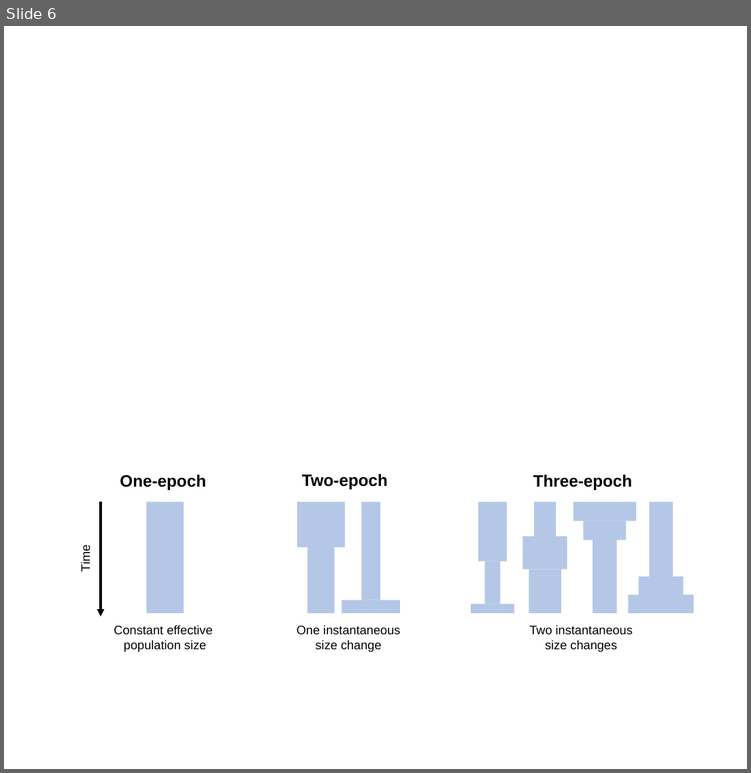
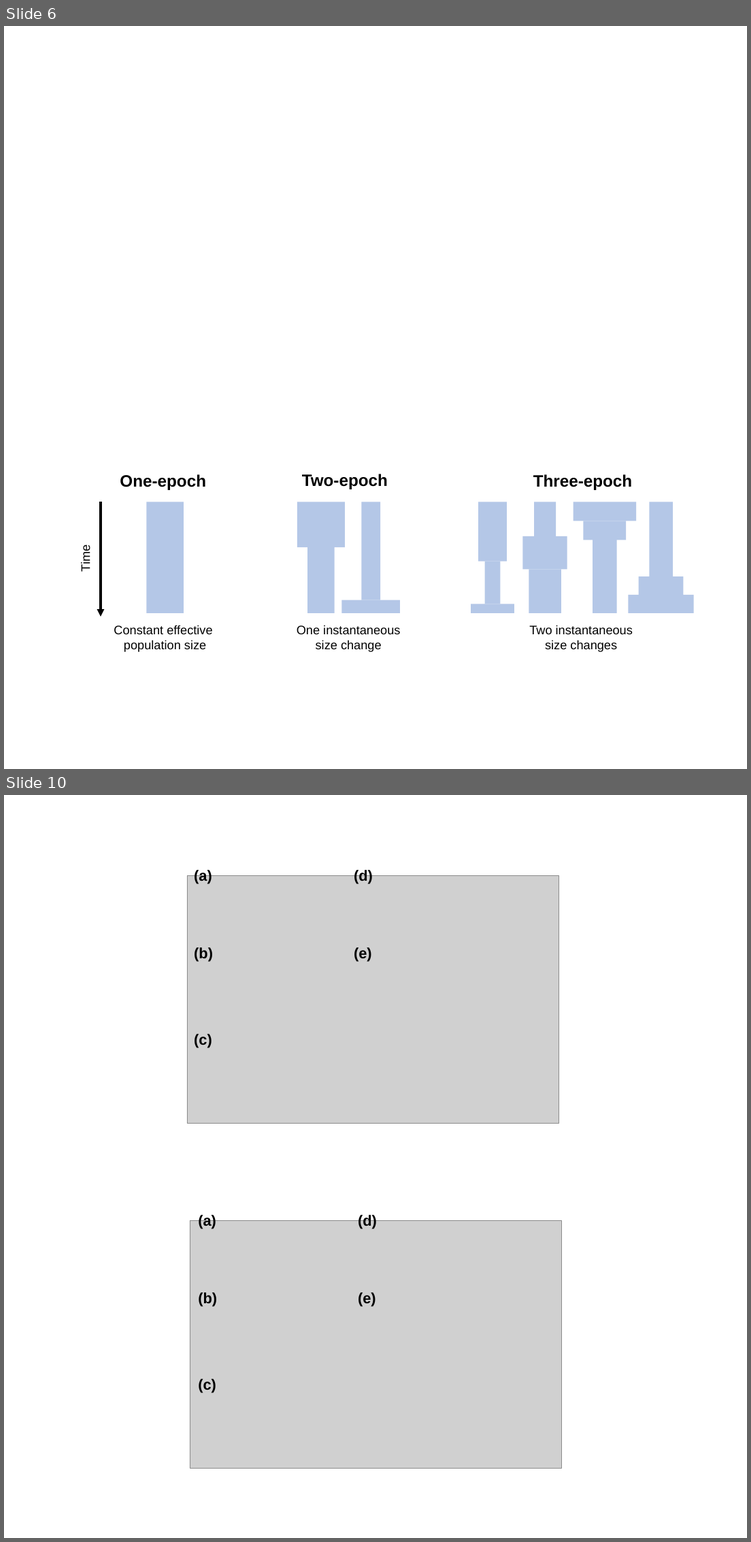
Before and after one commit to jon-mah/sample_size_demography, a slide deck: Summary/figures.pptx. Shown one above the other, each under a label of ours: slide 6 before the commit, slides 6 and 10 after it; the slides between them are not shown. The pictures are 751x773 and 751x1542 pixels, drawn with LibreOffice and Linux fonts; fonts in the diff are those of the drawing; grey boxes stand for pictures. Boxes give left, top, right and bottom in pixels: in the first picture for what was removed or moved away, otherwise in the second. Text is boxed around its words. In the diff, an @@ line names an element or a change of style, - is before the commit and + after.

```diff
--- a/Summary/figures.pptx
+++ b/Summary/figures.pptx
@@ slide 10 added at box(4, 795, 747, 1538), background #FFFFFF @@
@@ picture added at box(187, 876, 558, 1123) @@
@@ text added at box(194, 868, 212, 883), 36 pt, text #000000, bold @@
+(a)
@@ text added at box(354, 868, 373, 883), 36 pt, text #000000, bold @@
+(d)
@@ text added at box(194, 947, 213, 962), 36 pt, text #000000, bold @@
+(b)
@@ text added at box(354, 947, 372, 962), 36 pt, text #000000, bold @@
+(e)
@@ text added at box(194, 1034, 212, 1048), 36 pt, text #000000, bold @@
+(c)
@@ picture added at box(190, 1220, 561, 1467) @@
@@ text added at box(198, 1214, 216, 1229), 36 pt, text #000000, bold @@
+(a)
@@ text added at box(358, 1214, 377, 1229), 36 pt, text #000000, bold @@
+(d)
@@ text added at box(198, 1292, 217, 1306), 36 pt, text #000000, bold @@
+(b)
@@ text added at box(358, 1292, 376, 1306), 36 pt, text #000000, bold @@
+(e)
@@ text added at box(198, 1378, 216, 1393), 36 pt, text #000000, bold @@
+(c)
```
Also in this commit, not shown: 1 slide changed, 1 other slide added, 19 other files.
